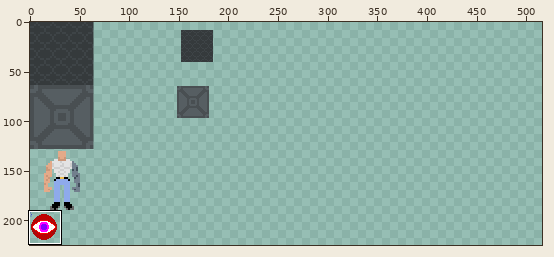
Sprite sheet: Resource/Spritesheet TEMP.png. Above: a wide view before the commit, with the close-up outlined.
Close-up. Before the commit:
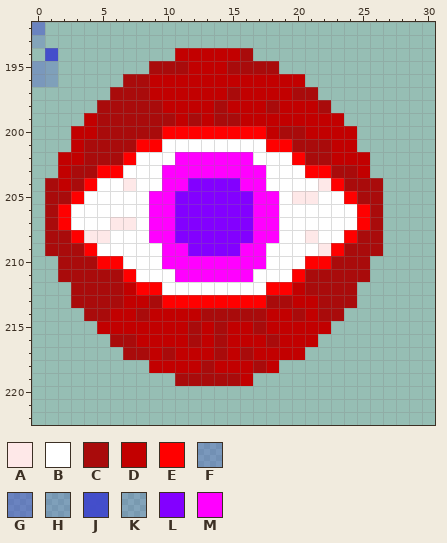
The file is 320x320 pixels. Pixels under 10% opacity are left out. Colours within 5 levels of each other are drawn and written as one. Shown: x 0..30, y 192..222. The old version is drawn lined up with the new one, on the new canvas. The wide view leaves out empty margins. The commit also changed other parts of the picture, which this record leaves out.
Palette (. is transparent): A #fee8e8  B #ffffff  C #a90b0b  D #c20000  E #ff0000  F #3e47cd52  G #3e48cd7f  H #3e49cd42  J #3f48ccf1  K #3f48ce39  L #8300ff  M #ff00ff
Pixels before, first column x 0:
192 G..........................
193 K..........................
194 .J.........DDDDDC..........
195 FH.......CCCDDDCCCC........
196 FH.....CCDDDDDDDDDDDD......
197 ......CCCDDDDDDCDDDDCC.....
198 .....CCCCCDDDDCDDDCDDDC....
199 ....DCCCCCCDCDCCDDDDDDDD...
200 ...DDCCCCCEEEEEEEEDCCDDDD..
201 ...DCCCCEEBBBBBBBBEECCCDD..
202 ..DDCCCEBBBMMMMMMBBBECCDDD.
203 ..DCCEEBBBMMMMMMMMBBBEECCD.
204 .CDCEBBABBMMLLLLMMBBBBAECCC
205 .CCEBBBBBMMLLLLLLMMBAABBECC
206 .CEBBBBBBMMLLLLLLMMBBBBBBEC
207 .CEBBBAABMMLLLLLLMMBBBBBBEC
208 .CCEAABBBMMLLLLLLMMBBABBECC
209 .CCCEBBBBBMMLLLLMMBBBBAECCC
210 ..CCCEEBBBMMMMMMMMBBBEECCC.
211 ..CCCCCEBBBMMMMMMBBBECCCCC.
212 ...CCCCDEEBBBBBBBBEEDCCCC..
213 ...CCCCDDCEEEEEEEECCDDCCC..
214 ....CCDDCDDDDCCCCCDDCDCC...
215 .....DDDDDDDCDCDDCDDDDD....
216 ......CCDDDDCDCDDDCDDD.....
217 .......CCDCDDDCDCDDDD......
218 .........DDDDCDDDCD........
219 ...........CCCCCD..........
New version:
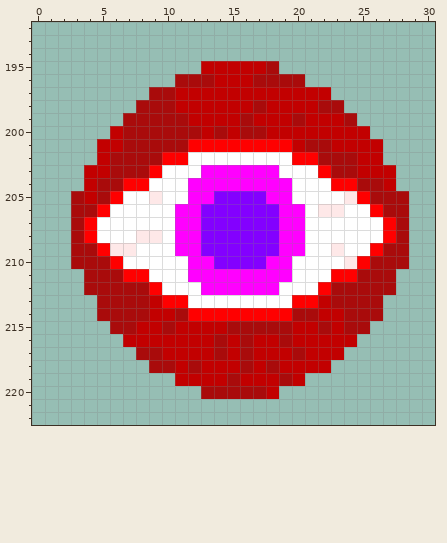
What changed:
canvas 320x320 -> 640x640
y 192: x 0 G -> .
y 193: x 0 K -> .
y 194: x 1 J -> .; x 11..16 DDDDDC -> ......
y 195: x 0..1 FH -> ..; x 9..12 CCCD -> ....; x 15..17 CCC -> DDD
y 196: x 0..1 FH -> ..; x 7..13 CCDDDDD -> ....CCC; x 17..20 DDDD -> CCCC
y 197: x 6..10 CCCDD -> ...CC; x 15 C -> D; x 20..22 CC. -> DDD
y 198: x 5..7 CCC -> ...; x 10 D -> C; x 14 C -> D; x 17..18 DC -> CD; x 23 . -> C
y 199: x 4..6 DCC -> ...; x 11..12 DC -> CD; x 14..16 CCD -> DDC; x 20 D -> C; x 24 . -> C
y 200: x 3..6 DDCC -> ...D; x 10..17 EEEEEEEE -> CCCDCDCC; x 19..20 CC -> DD; x 25 . -> D
y 201: x 3..6 DCCC -> ..DD; x 8..17 EEBBBBBBBB -> CCCCEEEEEE; x 20 C -> D; x 25..26 .. -> DD
y 202: x 2..5 DDCC -> ...D; x 7..16 EBBBMMMMMM -> CCCEEBBBBB; x 21 C -> E; x 23..24 DD -> CC; x 26 . -> D
y 203: x 2..12 DCCEEBBBMMM -> ..DDCCCEBBB; x 18 B -> M; x 21 E -> B; x 26..27 .. -> DD
y 204: x 1..8 CDCEBBAB -> ...DCCEE; x 10..15 MMLLLL -> BBMMMM; x 18..19 BB -> MM; x 22 A -> B; x 24 C -> E; x 27 . -> D
y 205: x 1..6 CCEBBB -> ..CDCE; x 9..13 MMLLL -> ABBMM; x 17 M -> L; x 19..21 BAA -> MBB; x 24..25 EC -> AE; x 27..28 .. -> CC
y 206: x 1..5 CEBBB -> ..CCE; x 9..12 MMLL -> BBMM; x 17..20 MMBB -> LLMM; x 22..23 BB -> AA; x 25..28 EC.. -> BECC
y 207: x 1..4 CEBB -> ..CE; x 6..7 AA -> BB; x 9..12 MMLL -> BBMM; x 17..20 MMBB -> LLMM; x 25..28 EC.. -> BBEC
y 208: x 1..5 CCEAA -> ..CEB; x 8..12 BMMLL -> AABMM; x 17..21 MMBBA -> LLMMB; x 24..28 ECC.. -> BBBEC
y 209: x 1..2 CC -> ..; x 4..7 EBBB -> CEAA; x 10 M -> B; x 12 L -> M; x 16..20 MMBBB -> LLLMM; x 22..28 AECCC.. -> BABBECC
y 210: x 2 C -> .; x 5 E -> C; x 10..11 MM -> BB; x 14..19 MMMMBB -> LLLLMM; x 21..28 EECCC... -> BBBAECCC
y 211: x 2..3 CC -> ..; x 8 B -> E; x 11 M -> B; x 17..24 BBBECCCC -> MMMBBBEE; x 26..27 .. -> CC
y 212: x 3 C -> .; x 7..8 DE -> CC; x 13..22 BBBBBEEDCC -> MMMMMMBBBE; x 25..27 ... -> CCC
y 213: x 3..4 CC -> ..; x 7..9 DDC -> CCD; x 12..22 EEEEEECCDDC -> BBBBBBBBEED; x 25..26 .. -> CC
y 214: x 4 C -> .; x 6..7 DD -> CC; x 11..19 DDCCCCCDD -> CEEEEEEEE; x 21..26 DCC... -> CDDCCC
y 215: x 5..7 DDD -> .CC; x 10 D -> C; x 12 C -> D; x 14..16 CDD -> DCC; x 18..19 DD -> CC; x 22..25 D... -> CDCC
y 216: x 6..7 CC -> .D; x 12 C -> D; x 16 D -> C; x 18..19 CD -> DC; x 22..24 ... -> DDD
y 217: x 7 C -> .; x 9..10 DC -> CD; x 20..23 D... -> CDDD
y 218: x 9..10 DD -> CC; x 12..13 DC -> CD; x 16..22 DCD.... -> CDCDDDD
y 219: x 11..14 CCCC -> DDDD; x 17..20 .... -> DDCD
y 220: x 13..18 ...... -> CCCCCD
Changed places in both close-ups, as pixel boxes (x1, y1, x2, y2):
changed: (32, 22, 409, 399)
